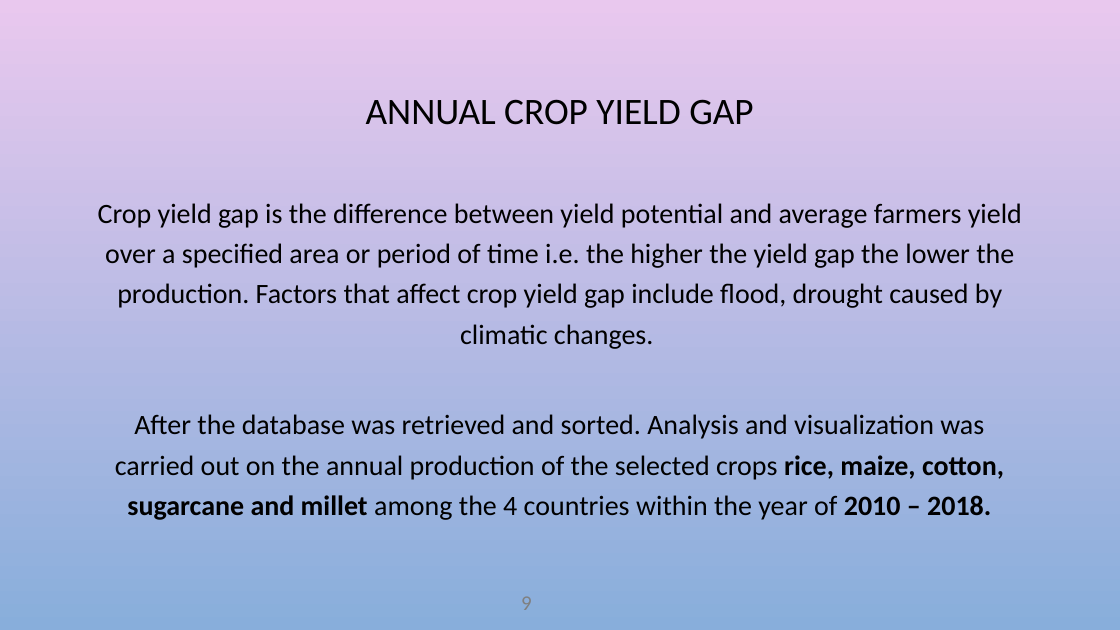
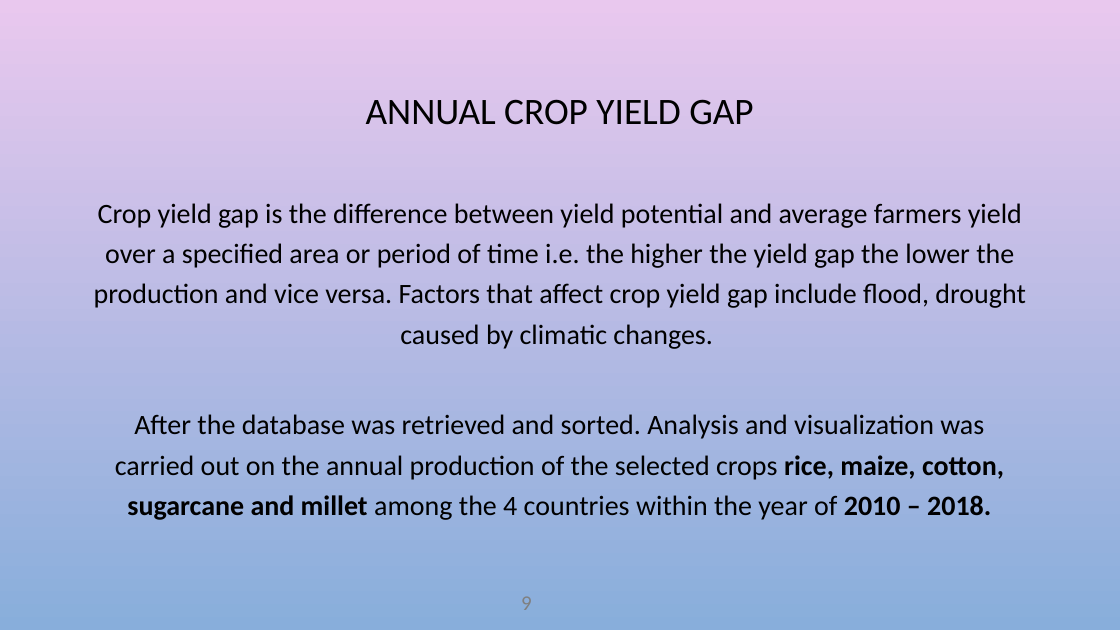
Before and after one commit to Women-Techsters-Fellowship-2021/Climate-Change-and-Crop-Production, a slide deck: slide 9 of Climate Change and It's effect on Crop yeild/Climate change and its effect on crop yield.pptx. Drawn at 1120x630 pixels with LibreOffice and Linux fonts; fonts in the diff are those of the drawing; background and template pictures are left out. Boxes give left, top, right and bottom in pixels: in the first picture for what was removed or moved away, otherwise in the second. Text is boxed around its words. In the diff, an @@ line names an element or a change of style, - is before the commit and + after.

```diff
--- a/Climate Change and It's effect on Crop yeild/Climate change and its effect on crop yield.pptx
+++ b/Climate Change and It's effect on Crop yeild/Climate change and its effect on crop yield.pptx
@@ text at (x1=94, y1=203, x2=1025, y2=349): text changed @@
-Crop yield gap is the difference between yield potential and average farmers yield over a specified area or period of time i.e. the higher the yield gap the lower the production. Factors that affect crop yield gap include flood, drought caused by climatic changes.
+Crop yield gap is the difference between yield potential and average farmers yield over a specified area or period of time i.e. the higher the yield gap the lower the production and vice versa. Factors that affect crop yield gap include flood, drought caused by climatic changes.
```
Also in this commit, not shown: 7 other slides changed, 3 other files.
